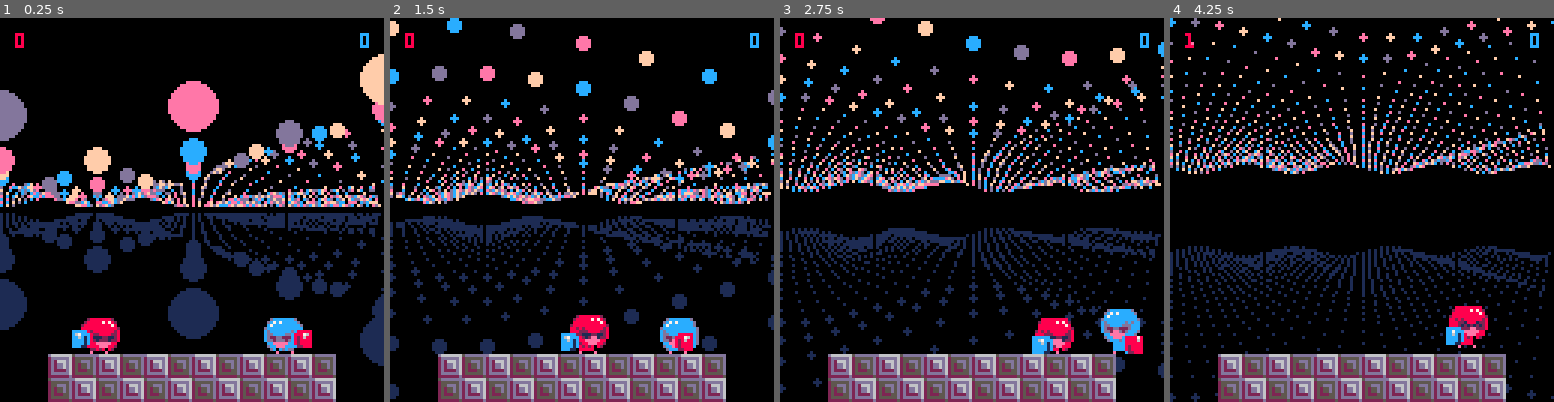
Above: before the commit, frames 1-4 (left to right).
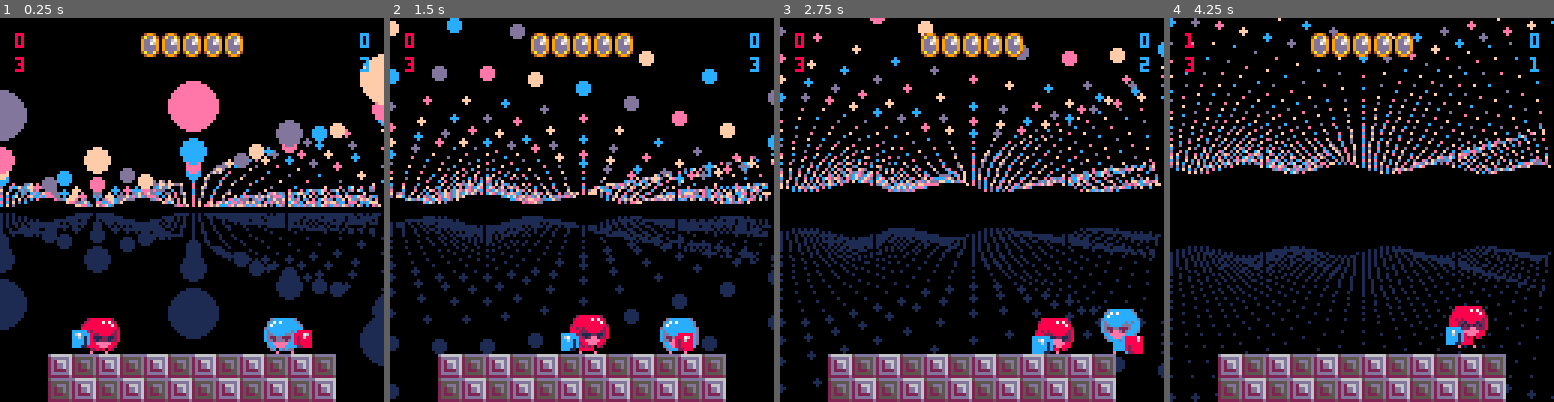
Above: after the commit, the same moments.

Repository: davidjtferguson/dancejab
Game: PICO-8 cartridge jab.p8
Same seed, same stepped clock (60 frames per second), same inputs: the game is played once before the commit and once after it.
Inputs:
- Up to frame 1 (0.25 s): no input
- Up to frame 2 (1.5 s): tap X (X key) at 0.33, 1.07 s; tap O (Z key) at 0.7 s
- Up to frame 3 (2.75 s): hold Right 1.6-2.1 s; tap O (Z key) at 1.7, 2.1, 2.5 s; tap X (X key) at 1.85 s; hold Right from 2.47 s (still down)
- Up to frame 4 (4.25 s): tap O (Z key) every 0.4 s from 2.9 to 4.1 s; tap X (X key) at 2.97, 4.08 s; release Right at 3.03 s; hold Left 3.08-3.58 s; hold Right from 4.02 s (still down)

The runs differ from the first frame. In frame 1, 1.5% of the frame differs, in the area x 3-97%, y 3-15%; in frame 2, 1.5%; in frame 3, 1.4%; in frame 4, 1.5%.

Commit message:
print hitpoints and added empty scoring lights

Diff:
--- a/jab.p8
+++ b/jab.p8
@@ -73,7 +73,7 @@
   animvictory=createanim({168,170,172,174},6),
   animclank=createanim(106),
 
-  hitpoints=3,
+  hitpoints=maxhitpoints,
 
   --vars, don't edit
   x=x,
@@ -112,8 +112,11 @@
  palt(11,true)
 
  --constants
- --how many wins for a set
+ --wins for a set
  firstto=3
+
+ --hitpoints in a round
+ maxhitpoints=3
  gravity=0.15
 
  resetmatch()
@@ -438,6 +441,17 @@
  --game info
  print(p1.score,5,5,8)
  print(p2.score,120,5,12)
+
+ print(p1.hitpoints,5,13,8)
+ print(p2.hitpoints,120,13,12)
+
+ -- max number of games with firstto
+ local maxgames=firstto*2-1
+
+ for i=1,maxgames do
+  spr(26,i*7+(57-(maxgames/2)*7),5)
+ end
+
  print(announce,30,64)
 
  --debug info
@@ -450,7 +464,7 @@
  --   box.y+box.height,3)
  -- end
 
- print(test,0,0)
+ print(test,0,0,4)
 end
 
 --adapted form
